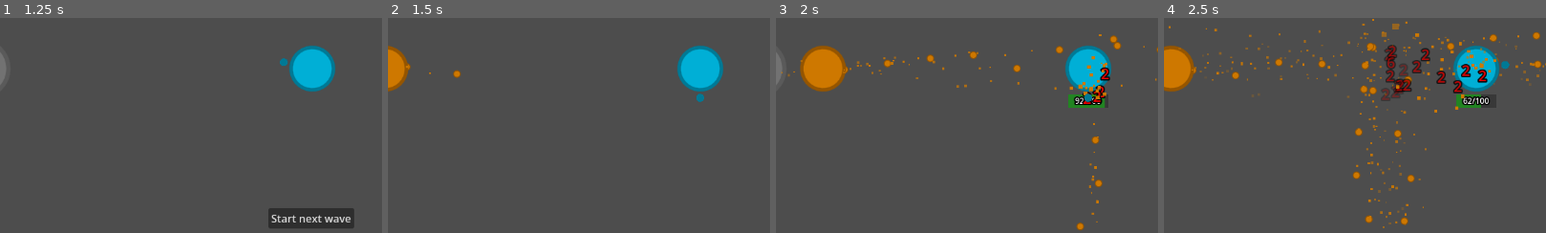
Above: before the commit, frames 1-4 (left to right).
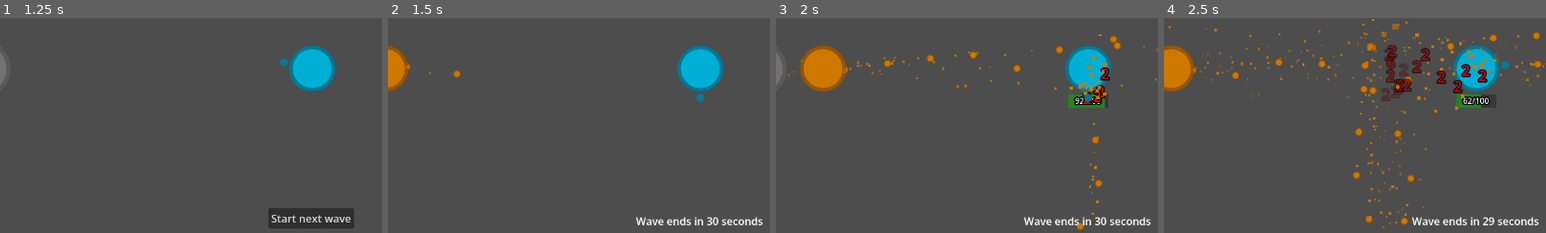
Above: after the commit, the same moments.

Repository: fmachek/geoslayer
Game: Godot game, scene res://scenes/user_interface/main_menu/main_menu.tscn
Two runs of this game, one before a commit and one after it. Both use one fixed random seed, a clock stepped at 60 frames per second and the inputs below.
Inputs (mouse positions are % of the whole screen's width and height, from its top left):
- Up to frame 1 (1.25 s): click "Play" at 0.5 s
- Up to frame 2 (1.5 s): click "Start next wave" at 1.25 s
- Up to frame 3 (2 s): no input
- Up to frame 4 (2.5 s): tap Enter at 2 s; move the mouse to (72, 45) at 2.02 s; hold D (right) from 2.03 s (still down); tap Q at 2.1 s; click (72, 45) at 2.17 s
The pictures show only the part of the screen within x 9-59%, y 38-88%; the shares and areas given below are measured in that part.

Frame 1 is identical in both runs. In frame 2, 0.7% of the frame differs, in the area x 64-98%, y 92-97%; in frame 3, 0.7%; in frame 4, 0.7%.

Commit message:
feat: show wave time HUD and emit updates
Add a WaveTimeLabel UI element and script to display remaining wave time. The label is added to the main scene (with its script ext_resource and uid) and updates its text when WorldManager emits time changes; it also shows on wave start and hides on wave end. Introduce a new time_until_wave_end_changed signal in WorldManager and forward the wave manager's updates to it. Emit the initial time_until_wave_end from WaveManager when a wave starts so the HUD receives the current countdown immediately.

Diff:
--- a/scenes/main.tscn
+++ b/scenes/main.tscn
@@ -1,6 +1,7 @@
 [gd_scene format=3 uid="uid://bke57kxcnjnho"]
 
 [ext_resource type="Script" uid="uid://b0iyx6c1ldl2p" path="res://scripts/main.gd" id="1_tipki"]
+[ext_resource type="Script" uid="uid://dimjwrpgg0w1t" path="res://scripts/user_interface/hud/wave_time_label.gd" id="3_85g3d"]
 [ext_resource type="Script" uid="uid://c3y5sbyxtgd61" path="res://scripts/user_interface/hud/start_wave_button.gd" id="3_tipki"]
 [ext_resource type="PackedScene" uid="uid://camk1jn3ffjai" path="res://scenes/user_interface/hud/ability_item.tscn" id="6_tefeu"]
 [ext_resource type="Script" uid="uid://cgfq22n83n0g4" path="res://scripts/user_interface/user_interface.gd" id="7_choun"]
@@ -49,6 +50,13 @@
 size_flags_horizontal = 4
 size_flags_vertical = 8
 theme_override_constants/separation = 20
+
+[node name="WaveTimeLabel" type="Label" parent="CanvasLayer/UserInterface/BottomHUD/VBoxContainer" unique_id=550450244]
+visible = false
+layout_mode = 2
+text = "Wave ends in X seconds"
+horizontal_alignment = 1
+script = ExtResource("3_85g3d")
 
 [node name="StartWaveButton" type="Button" parent="CanvasLayer/UserInterface/BottomHUD/VBoxContainer" unique_id=417665695]
 layout_mode = 2
--- a/scripts/autoloads/world_manager.gd
+++ b/scripts/autoloads/world_manager.gd
@@ -6,6 +6,7 @@
 
 signal wave_started()
 signal wave_ended()
+signal time_until_wave_end_changed(time: int)
 
 func _ready() -> void:
 	process_mode = Node.PROCESS_MODE_ALWAYS
@@ -17,6 +18,7 @@
 	main.add_child(current_world)
 	current_world.wave_manager.wave_started.connect(func(): wave_started.emit())
 	current_world.wave_manager.wave_ended.connect(func(): wave_ended.emit())
+	current_world.wave_manager.time_until_wave_end_changed.connect(func(time: int): time_until_wave_end_changed.emit(time))
 
 # Loads a world in the Main node when the Main node is ready.
 func _on_game_manager_loaded_main(main: Main) -> void:
--- /dev/null
+++ b/scripts/user_interface/hud/wave_time_label.gd
@@ -0,0 +1,10 @@
+class_name WaveTimeLabel
+extends Label
+
+func _ready() -> void:
+	WorldManager.time_until_wave_end_changed.connect(_on_wave_time_changed)
+	WorldManager.wave_ended.connect(hide)
+	WorldManager.wave_started.connect(show)
+
+func _on_wave_time_changed(time: int) -> void:
+	text = "Wave ends in " + str(time) + " seconds"
--- a/scripts/worlds/waves/wave_manager.gd
+++ b/scripts/worlds/waves/wave_manager.gd
@@ -16,6 +16,7 @@
 	current_wave_changed.emit(current_wave)
 
 	time_until_wave_end = 30 # Each wave lasts 30 seconds
+	time_until_wave_end_changed.emit(time_until_wave_end)
 	wave_timer.start()
 
 	print("Wave " + str(current_wave) + " started!")
Not shown, added: scripts/user_interface/hud/wave_time_label.gd.uid
